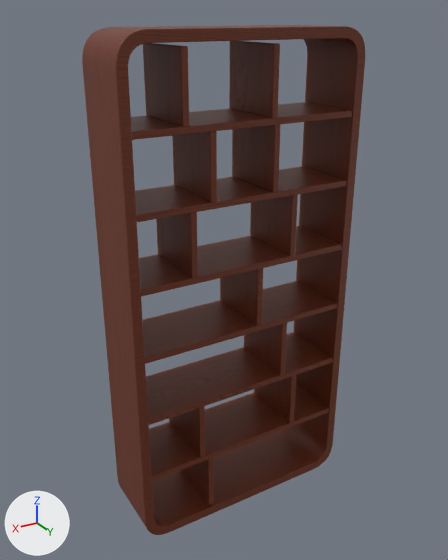
A saved change to the glTF model models/shelf-borneo.glb.
Camera for both pictures: a 50 mm camera at (1.23, 2.01, 2.04) aimed at (0.02, -0.02, 1.03). Arrows for +X, +Y and +Z are at lower left; the lights stay in place. The first picture is the older version. Where no turn or scale is listed for an object, it has been applied to the vertices.
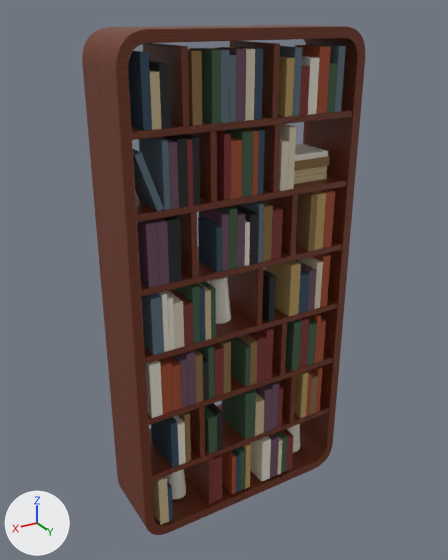
Location of each change, (x1, y1, x2, y2) in pixels of the pictures (448 x 560 px):
'decor.003', added
    after: (175, 48, 338, 491)
'decor.007', added
    after: (137, 47, 317, 478)
'decor.012', added
    after: (133, 44, 346, 355)
'decor.002', added
    after: (128, 47, 309, 521)
'decor.005', added
    after: (158, 45, 335, 494)
'decor.001', added
    after: (169, 65, 310, 502)
'decor.010', added
    after: (178, 49, 330, 462)
'decor.011', added
    after: (149, 61, 276, 450)
'decor.004', added
    after: (145, 56, 328, 482)
'decor.008', added
    after: (242, 57, 326, 489)
'decor.006', added
    after: (165, 47, 323, 475)
'decor.009', added
    after: (149, 70, 327, 525)
'decor', added
    after: (166, 277, 300, 499)

The change, as a list of edits to the scene's bpy script:
```text
Add ob_decor_012:
    ob_decor_012 = bpy.data.objects.new('decor.012', me_mesh_13)  # 64 vertices, 96 faces; spans x -0.429..0.429, y -0.101..0.101, z -0.529..0.529; in mat_book_8 (greyish blue #5c6f7c)
    ob_decor_012.location = (0.023, 0.041, 1.404)
Add ob_decor_011:
    ob_decor_011 = bpy.data.objects.new('decor.011', me_mesh_12)  # a box spanning x 0.01..0.04, y -0.1..0.1, z -0.79..-0.59; a box spanning x 0.08..0.1, y -0.08..0.1, z -0.51..-0.33; a box spanning x -0.24..-0.21, y -0.04..0.1, z -0.24..-0.04; a box spanning x -0.15..-0.11, y -0.04..0.1, z 0.04..0.24; a box spanning x 0.18..0.23, y -0.08..0.1, z 0.04..0.27; a box spanning x 0.1..0.13, y -0.1..0.1, z 0.31..0.55; a box spanning x 0.15..0.18, y -0.07..0.1, z 0.31..0.55; a box spanning x 0.21..0.24, y -0.04..0.1, z 0.59..0.79; in mat_book_6 (black #1f1f22)
    ob_decor_011.location = (0.112, 0.04, 1.112)
Add ob_decor_010:
    ob_decor_010 = bpy.data.objects.new('decor.010', me_mesh_11)  # 72 vertices, 108 faces; spans x -0.36..0.36, y -0.12..0.12, z -0.8..0.8; in mat_book_5 (brown #8a6a3f)
    ob_decor_010.location = (-0.055, 0.027, 1.13)
Add ob_decor_009:
    ob_decor_009 = bpy.data.objects.new('decor.009', me_mesh_10)  # a box spanning x 0.38..0.42, y -0.06..0.11, z -0.91..-0.68; a box spanning x -0.1..-0.05, y -0.09..0.11, z -0.64..-0.46; a box spanning x 0.16..0.19, y -0.02..0.11, z -0.09..0.12; a box spanning x -0.41..-0.23, y -0.11..0.06, z 0.46..0.49; a box spanning x -0.42..-0.24, y -0.1..0.05, z 0.49..0.51; a box spanning x 0.34..0.38, y -0.06..0.11, z 0.73..0.91; in mat_book_2 (beige #c9b58f)
    ob_decor_009.location = (0.01, 0.028, 0.963)
Add ob_decor_008:
    ob_decor_008 = bpy.data.objects.new('decor.008', me_mesh_9)  # a box spanning x 0.16..0.18, y -0.07..0.1, z -0.92..-0.69; a box spanning x -0.15..-0.12, y -0.1..0.1, z -0.65..-0.41; a box spanning x -0.07..-0.02, y -0.09..0.1, z -0.1..0.13; a box spanning x -0.18..-0.14, y -0.08..0.1, z 0.17..0.41; a box spanning x 0.0..0.04, y -0.04..0.1, z 0.72..0.92; in mat_book_11 (orange #b89a5e)
    ob_decor_008.location = (-0.178, 0.043, 0.976)
Add ob_decor_007:
    ob_decor_007 = bpy.data.objects.new('decor.007', me_mesh_8)  # 96 vertices, 144 faces; spans x -0.38..0.38, y -0.1..0.1, z -0.94..0.94; in mat_book_10 (dark purple #6b4b5e)
    ob_decor_007.location = (0.045, 0.038, 0.992)
Add ob_decor_006:
    ob_decor_006 = bpy.data.objects.new('decor.006', me_mesh_7)  # a box spanning x -0.18..-0.16, y -0.1..0.1, z -0.94..-0.75; a box spanning x -0.35..-0.32, y -0.05..0.1, z -0.12..0.09; a box spanning x 0.31..0.35, y -0.04..0.1, z -0.12..0.07; a box spanning x -0.18..-0.15, y -0.03..0.1, z 0.43..0.67; a box spanning x -0.15..-0.11, y -0.08..0.1, z 0.43..0.62; a box spanning x 0.01..0.05, y -0.07..0.1, z 0.71..0.94; in mat_book_9 (beige #d9cdb4)
    ob_decor_006.location = (-0.018, 0.045, 0.992)
Add ob_decor_005:
    ob_decor_005 = bpy.data.objects.new('decor.005', me_mesh_6)  # 96 vertices, 144 faces; spans x -0.4..0.4, y -0.1..0.1, z -0.94..0.94; in mat_book_7 (brown #a34a28)
    ob_decor_005.location = (-0.006, 0.039, 0.992)
Add ob_decor_004:
    ob_decor_004 = bpy.data.objects.new('decor.004', me_mesh_5)  # a box spanning x -0.15..-0.1, y -0.09..0.11, z -0.92..-0.7; a box spanning x 0.28..0.32, y -0.06..0.11, z -0.65..-0.45; a box spanning x 0.38..0.42, y -0.03..0.11, z -0.37..-0.14; a box spanning x 0.32..0.34, y -0.07..0.11, z -0.1..0.11; a box spanning x 0.34..0.36, y -0.02..0.11, z -0.1..0.14; a box spanning x -0.01..0.01, y -0.04..0.11, z 0.18..0.35; a box spanning x -0.42..-0.24, y -0.11..0.05, z 0.54..0.56; a box spanning x -0.3..-0.26, y -0.05..0.11, z 0.72..0.92; in mat_book_4 (white #e8e2d4)
    ob_decor_004.location = (0.017, 0.03, 0.974)
Add ob_decor_003:
    ob_decor_003 = bpy.data.objects.new('decor.003', me_mesh_4)  # 120 vertices, 180 faces; spans x -0.31..0.31, y -0.1..0.1, z -0.94..0.94; in mat_book_3 (dark green #3d5a3f)
    ob_decor_003.location = (-0.061, 0.038, 0.992)
Add ob_decor_002:
    ob_decor_002 = bpy.data.objects.new('decor.002', me_mesh_3)  # 72 vertices, 108 faces; spans x -0.36..0.36, y -0.1..0.1, z -0.94..0.94; in mat_book_1 (dark blue #2f4a5e)
    ob_decor_002.location = (0.059, 0.044, 0.992)
Add ob_decor_001:
    ob_decor_001 = bpy.data.objects.new('decor.001', me_mesh_2)  # 96 vertices, 144 faces; spans x -0.3..0.3, y -0.1..0.1, z -0.91..0.91; in mat_book_0 (dark red #7a2e2a)
    ob_decor_001.location = (-0.011, 0.038, 0.961)
Add ob_decor:
    ob_decor = bpy.data.objects.new('decor', me_mesh_1)  # 126 vertices, 240 faces; spans x -0.368..0.368, y -0.054..0.054, z -0.506..0.506; in mat_ceramic (white #efe9df)
    ob_decor.location = (-0.038, 0.0, 0.559)
```
